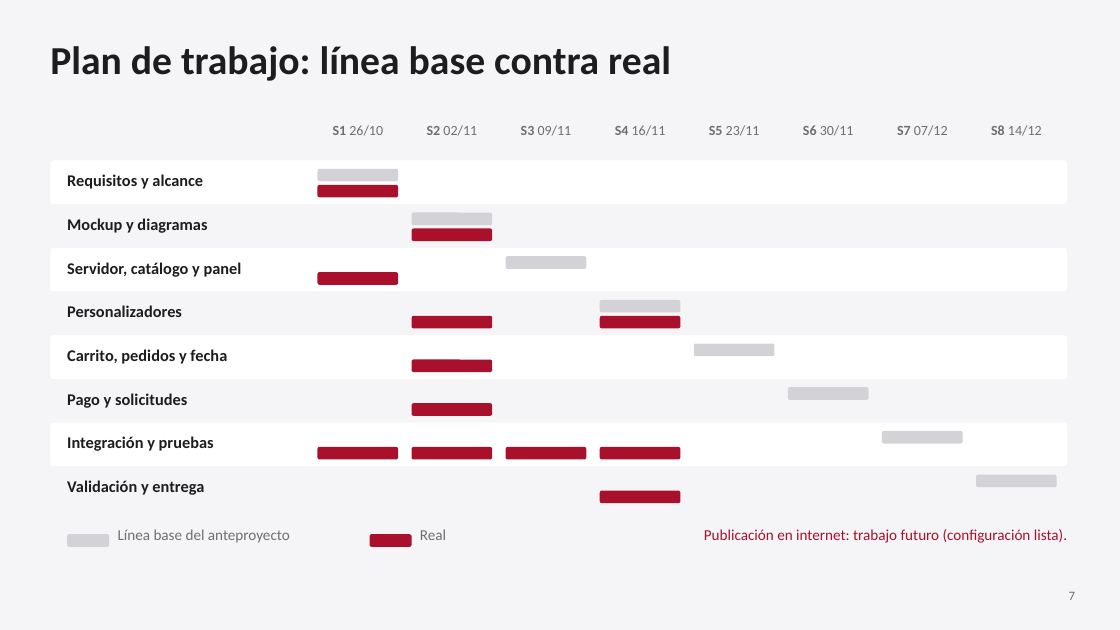
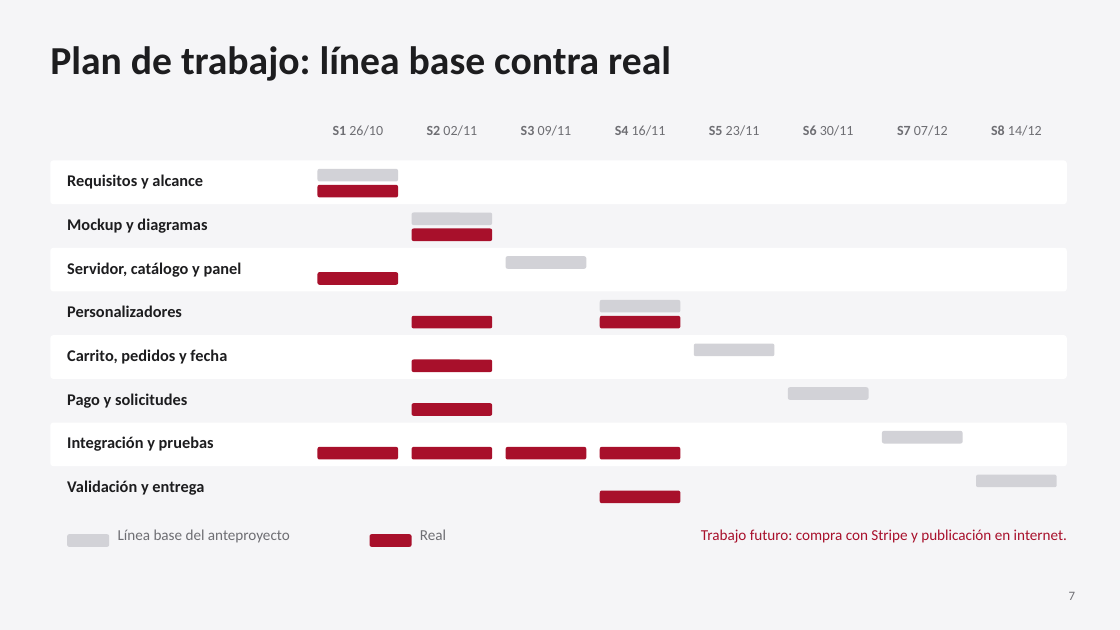
Before and after one commit to Josshuu13/TiendaWeb, a slide deck: slide 7 of docs/entrega/Pretexto-presentacion.pptx. Drawn at 1120x630 pixels with LibreOffice and Linux fonts; fonts in the diff are those of the drawing. Boxes give left, top, right and bottom in pixels: in the first picture for what was removed or moved away, otherwise in the second. Text is boxed around its words. In the diff, an @@ line names an element or a change of style, - is before the commit and + after.

```diff
--- a/docs/entrega/Pretexto-presentacion.pptx
+++ b/docs/entrega/Pretexto-presentacion.pptx
@@ text at [701, 529, 1067, 543]: text changed @@
-Publicación en internet: trabajo futuro (configuración lista).
+Trabajo futuro: compra con Stripe y publicación en internet.
```
Also in this commit, not shown: 1 other slide changed, 4 other files.
